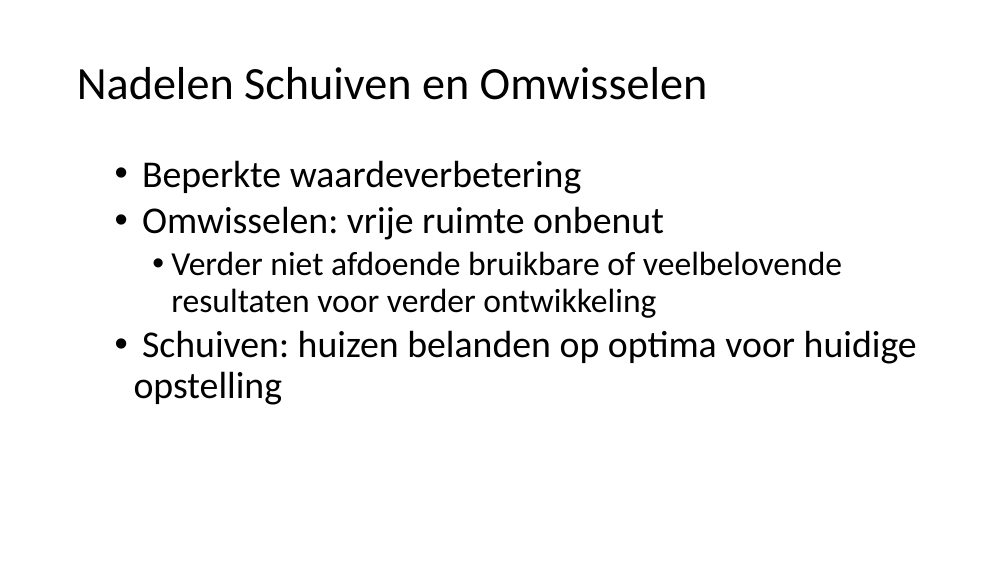
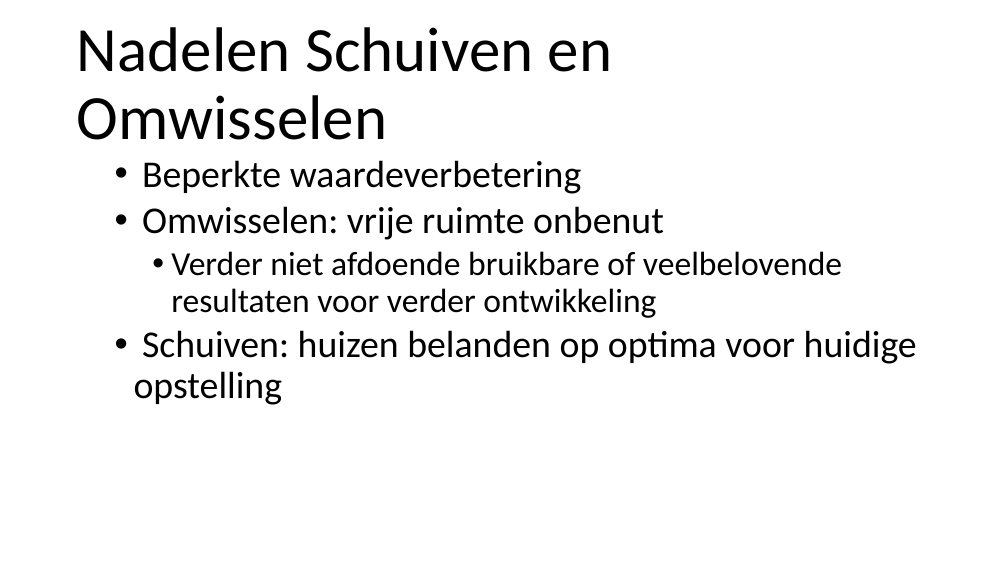
Before and after one commit to JoeySchouten/Heuristieken, a slide deck: slide 14 of documentatie/Amstelhaege.pptx (slide 12 before the commit). Drawn at 1008x567 pixels with LibreOffice and Linux fonts; fonts in the diff are those of the drawing; background and template pictures are left out. Boxes give left, top, right and bottom in pixels: in the first picture for what was removed or moved away, otherwise in the second. Text is boxed around its words. In the diff, an @@ line names an element or a change of style, - is before the commit and + after.

```diff
--- a/documentatie/Amstelhaege.pptx
+++ b/documentatie/Amstelhaege.pptx
@@ title "Nadelen Schuiven en Omwisselen" at (77, 27, 612, 140): size 44 to 60 pt @@
```
Also in this commit, not shown: 3 other slides changed, 5 slides added, 1 slide removed.
